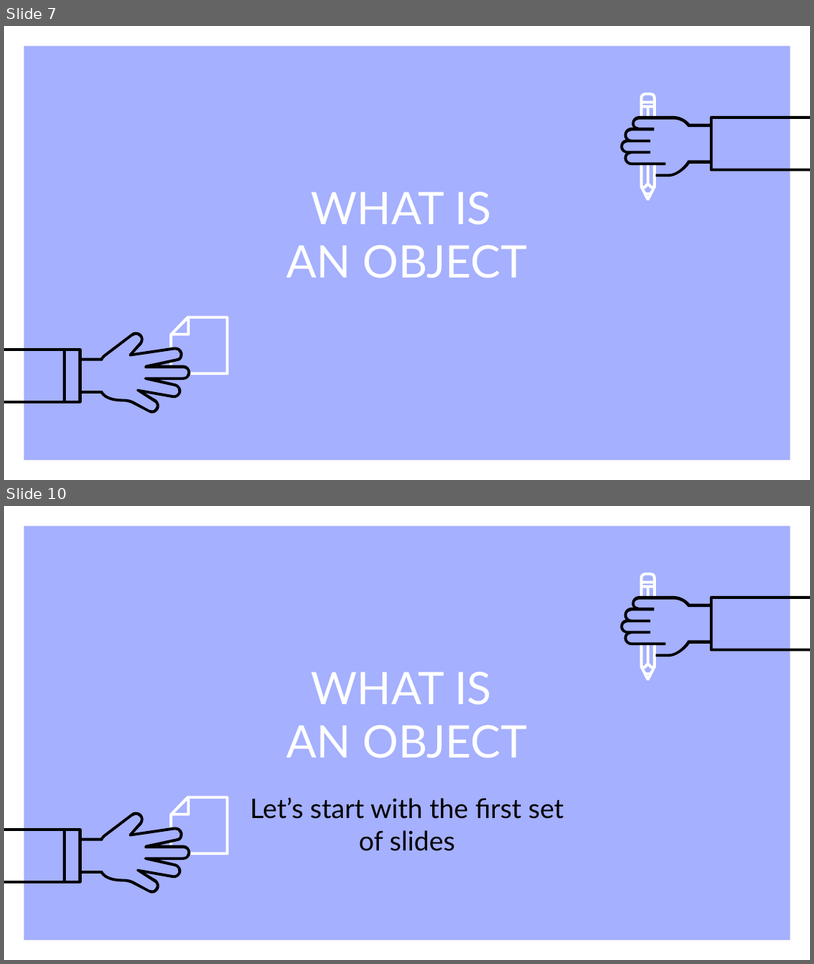
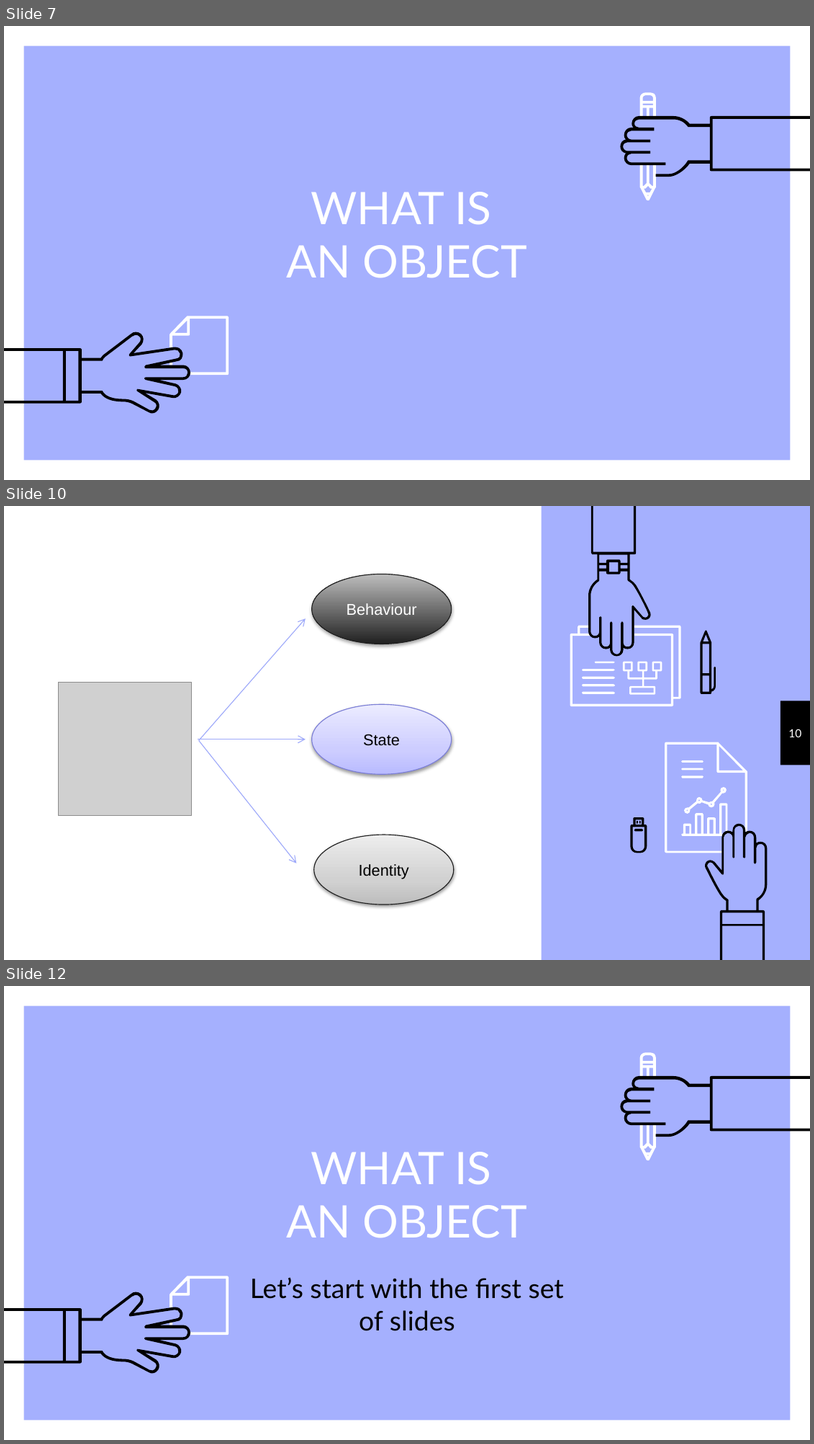
Before and after one commit to VoLeKhanhDuy/XDPM_HDT, a slide deck: chuong 4.pptx. Shown one above the other, each under a label of ours: slides 7 and 10 before the commit, slides 7, 10 and 12 after it; the slides between them are not shown. The pictures are 814x964 and 814x1444 pixels, drawn with LibreOffice and Linux fonts; fonts in the diff are those of the drawing; grey boxes stand for pictures. Boxes give left, top, right and bottom in pixels: in the first picture for what was removed or moved away, otherwise in the second. Text is boxed around its words. In the diff, an @@ line names an element or a change of style, - is before the commit and + after.

```diff
--- a/chuong 4.pptx
+++ b/chuong 4.pptx
@@ slide 10 added at bbox=[4, 506, 810, 960], background #A5B0FE @@
@@ rectangle added at bbox=[4, 506, 542, 959], fill #FFFFFF @@
@@ group added at bbox=[570, 506, 716, 706]: 9 freeform shapes @@
@@ ellipse added at bbox=[312, 574, 452, 644], fill gradient #212121 to #BDBDBD, outline #202020 0.75 pt, 14 pt, text #FFFFFF @@
+Behaviour
@@ arrow added from (199, 741) to (306, 619), #9FAAFB 0.75 pt @@
@@ picture added at bbox=[58, 682, 191, 815] @@
@@ ellipse added at bbox=[312, 705, 452, 775], fill gradient #BBBDFF to #CECFFF to #ECEDFF, outline #7C7FD6 0.75 pt, 14 pt, text #000000 @@
+State
@@ rectangle added at bbox=[781, 701, 810, 766], fill #000000 @@
@@ arrow added from (198, 739) to (306, 739), #9FAAFB 0.75 pt @@
@@ arrow added from (199, 741) to (297, 863), #9FAAFB 0.75 pt @@
@@ page number added at bbox=[789, 728, 802, 737], 10 pt, text #FFFFFF @@
+10
@@ group added at bbox=[630, 742, 768, 960]: 11 freeform shapes @@
@@ ellipse added at bbox=[314, 834, 454, 904], fill gradient #BDBDBD to #D1D1D1 to #EEEEEE, outline #202020 0.75 pt, 14 pt, text #000000 @@
+Identity
@@ what was slide 10 is now slide 12 @@
```
Also in this commit, not shown: 5 slides changed, 2 other slides added, 1 slide removed, 4 other files.
